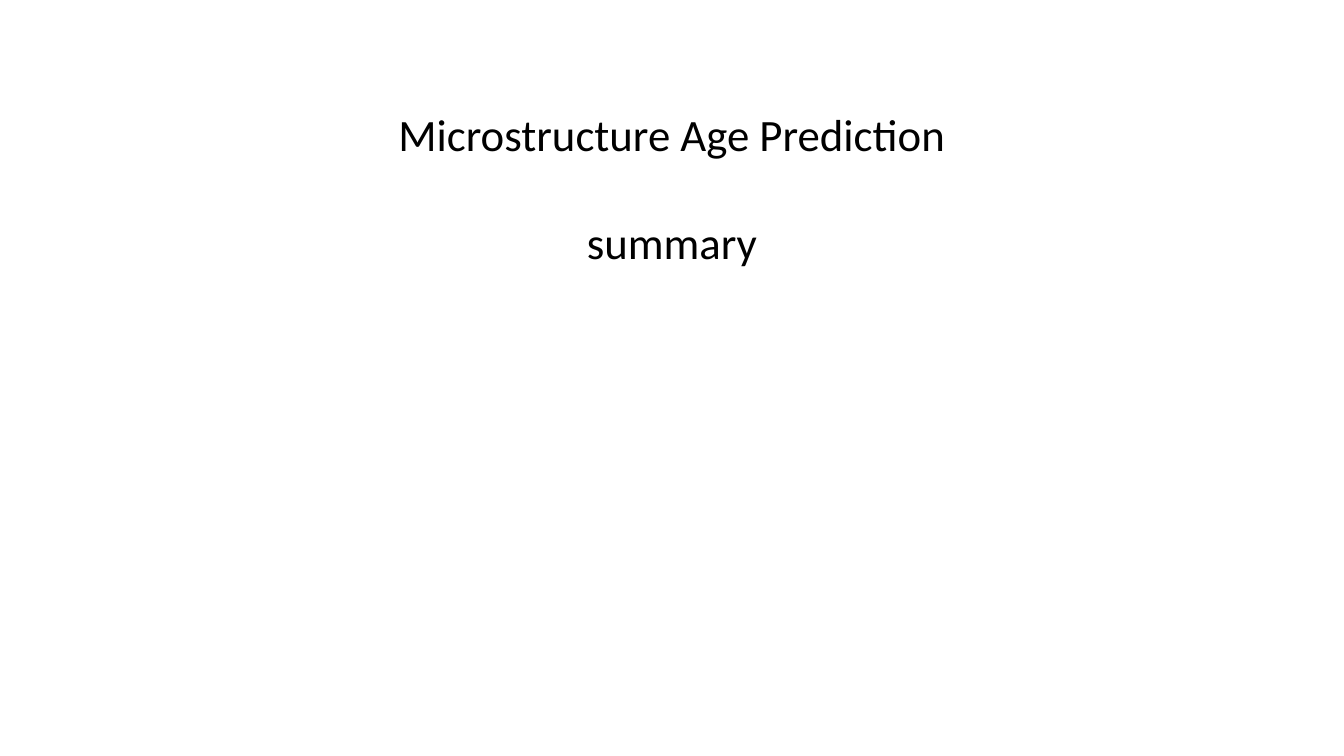
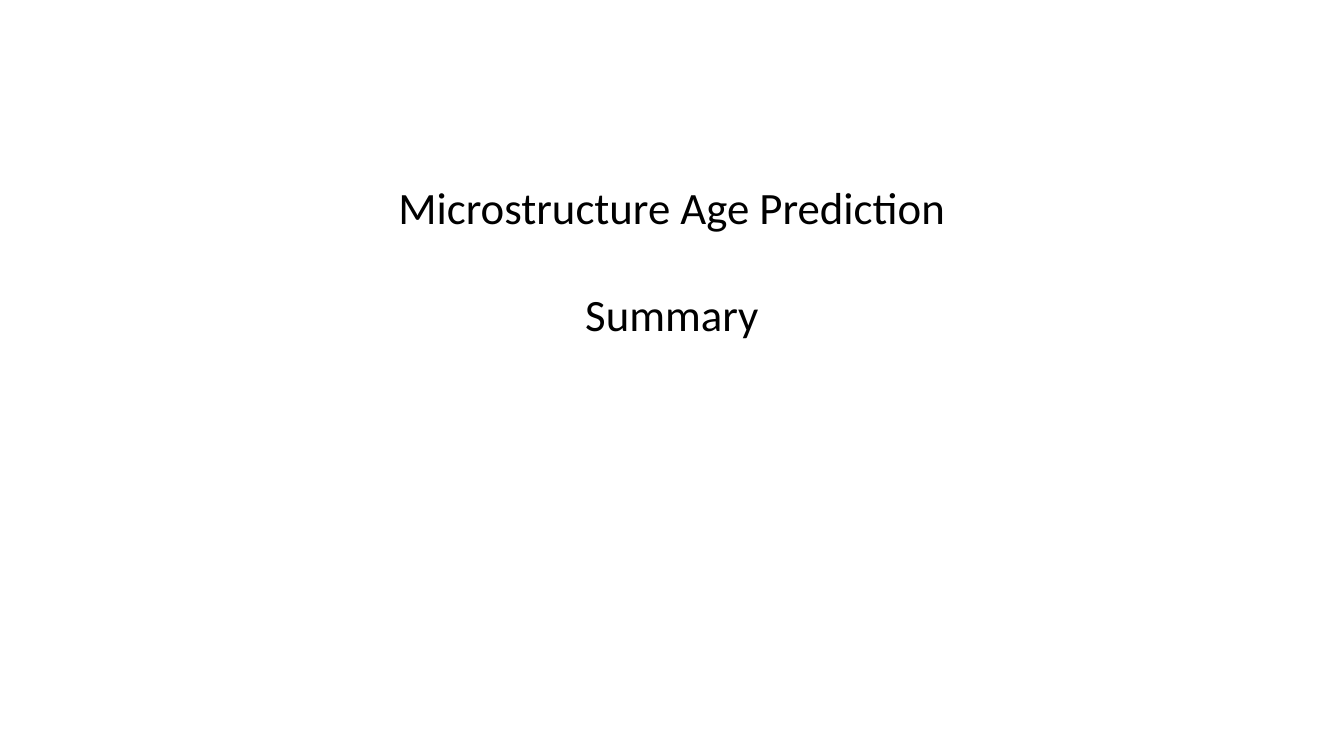
Before and after one commit to hanzhiwangchn/Microstructure_Age_Prediction, a slide deck: slide 1 of summary.pptx. Drawn at 1344x756 pixels with LibreOffice and Linux fonts; fonts in the diff are those of the drawing; background and template pictures are left out. Boxes give left, top, right and bottom in pixels: in the first picture for what was removed or moved away, otherwise in the second. Text is boxed around its words. In the diff, an @@ line names an element or a change of style, - is before the commit and + after.

```diff
--- a/summary.pptx
+++ b/summary.pptx
@@ text "Microstructure Age Prediction": place and size @@
-text "Microstructure Age Prediction" at <box>398,120,944,267</box>
+text "Microstructure Age Prediction" at <box>398,193,944,339</box>
@@ text at <box>585,302,758,339</box>: text changed @@
-summary
+Summary
```
Also in this commit, not shown: 4 other slides changed, 2 slides added, 1 slide removed, 41 other files.
